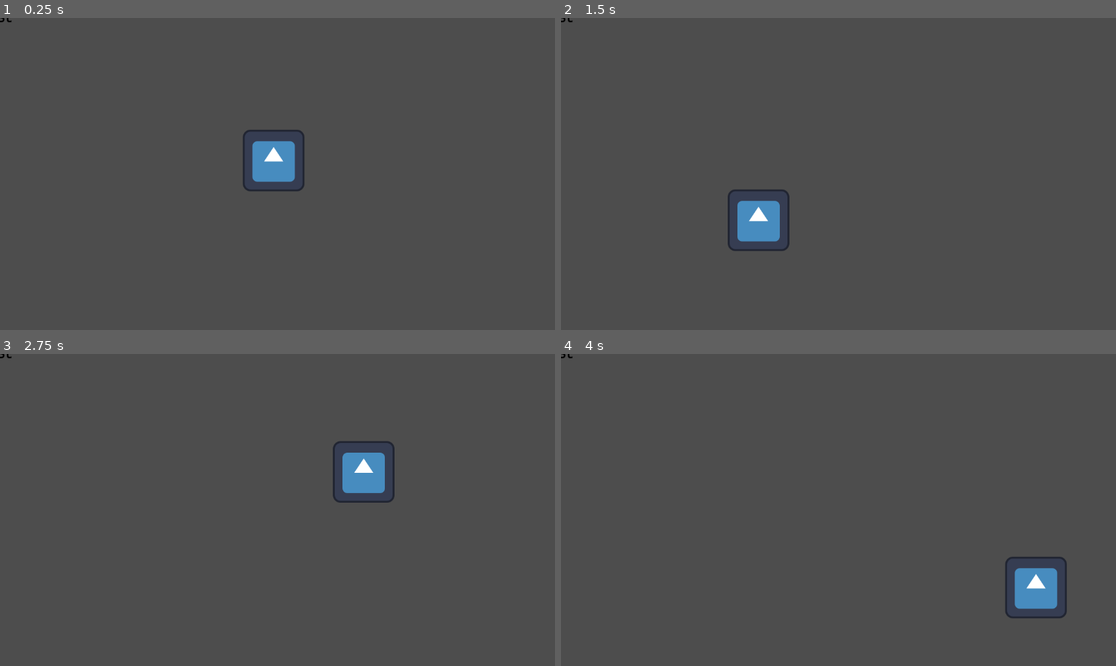
Above: before the commit, frames 1-4 (two rows, left to right).
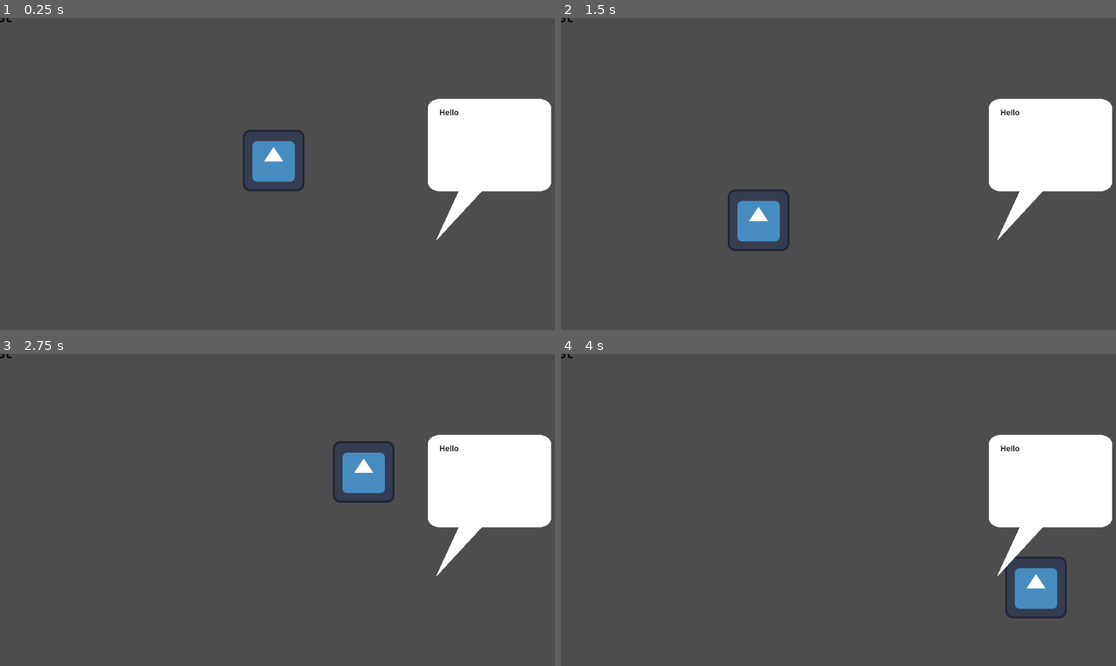
Above: after the commit, the same moments.

Repository: AndreasBurbach/GGJ_MyMask
Game: Godot game, scene res://main.tscn
Same seed, same stepped clock (60 frames per second), same inputs: the game is played once before the commit and once after it. The project has no main scene, so this scene is started directly. The engine's default icon, where the game draws it, is replaced by a stand-in: a white triangle on a blue panel in a dark square.
Inputs (mouse positions are in pixels of both pictures, inside the frame that each line leads up to):
- Up to frame 1 (0.25 s): no input
- Up to frame 2 (1.5 s): tap Enter at 0.5 s; move the mouse to (832, 161) at 0.52 s; click (832, 161) at 0.6 s; tap Space at 1.25 s; move the mouse to (727, 189) at 1.27 s; click (727, 189) at 1.35 s
- Up to frame 3 (2.75 s): tap Enter at 2 s; move the mouse to (333, 441) at 2.02 s; click (333, 441) at 2.1 s
- Up to frame 4 (4 s): tap Space at 2.75 s; move the mouse to (810, 572) at 2.77 s; click (810, 572) at 2.85 s; tap Enter at 3.5 s; move the mouse to (1005, 556) at 3.52 s; click (1005, 556) at 3.6 s

The runs differ from the first frame. In frame 1, 6.9% of the frame differs, in the area x 77-100%, y 25-72%; in frame 2, 6.9%; in frame 3, 6.9%; in frame 4, 6.9%.

Commit message:
speech bubble

Diff:
--- a/main.tscn
+++ b/main.tscn
@@ -6,6 +6,7 @@
 [ext_resource type="Texture2D" uid="uid://cnfytrl0jhugb" path="res://icon.svg" id="4_1bvp3"]
 [ext_resource type="Shader" uid="uid://bemj1i2w1w8td" path="res://Placeholder.gdshader" id="4_lquwl"]
 [ext_resource type="PackedScene" uid="uid://b2pnyhqo721us" path="res://sleep_and_wake.tscn" id="6_7mycd"]
+[ext_resource type="PackedScene" uid="uid://cg3nc17p58a38" path="res://text_bubble.tscn" id="7_272bh"]
 
 [sub_resource type="RectangleShape2D" id="RectangleShape2D_lquwl"]
 resource_local_to_scene = true
@@ -27,12 +28,12 @@
 shader_parameter/line_color = Color(0.57388204, 0.50448245, 0.0085459035, 1)
 shader_parameter/line_thickness = 0.0
 
-[node name="Main" type="Node" unique_id=796557797]
+[node name="Main" type="Node"]
 script = ExtResource("1_ig7tw")
 
 [node name="ItemContainer" type="Node2D" parent="."]
 
-[node name="Placeholder" parent="ItemContainer" unique_id=17914846 instance=ExtResource("2_0xm2m")]
+[node name="Placeholder" parent="ItemContainer" instance=ExtResource("2_0xm2m")]
 
 [node name="CollisionShape2D" parent="ItemContainer/Placeholder" index="0"]
 shape = SubResource("RectangleShape2D_lquwl")
@@ -40,7 +41,7 @@
 [node name="Sprite2D" parent="ItemContainer/Placeholder" index="1"]
 material = SubResource("ShaderMaterial_7mycd")
 
-[node name="Placeholder2" parent="ItemContainer" unique_id=1437190501 instance=ExtResource("2_0xm2m")]
+[node name="Placeholder2" parent="ItemContainer" instance=ExtResource("2_0xm2m")]
 position = Vector2(568, 296)
 
 [node name="CollisionShape2D" parent="ItemContainer/Placeholder2" index="0"]
@@ -51,15 +52,24 @@
 material = SubResource("ShaderMaterial_5vw27")
 texture = ExtResource("4_1bvp3")
 
-[node name="CourserLayer" type="CanvasLayer" parent="." unique_id=1635828439]
+[node name="CourserLayer" type="CanvasLayer" parent="."]
 
-[node name="CourserObj" type="Sprite2D" parent="CourserLayer" unique_id=1757928376]
+[node name="CourserObj" type="Sprite2D" parent="CourserLayer"]
 texture = ExtResource("3_h2yge")
 
 [node name="CusceneLayer" type="CanvasLayer" parent="."]
 
 [node name="Fade" parent="CusceneLayer" instance=ExtResource("6_7mycd")]
+anchors_preset = -1
+anchor_right = 1.0
+anchor_bottom = 0.99500006
+offset_right = -1112.0
+offset_bottom = -604.7601
 in_time = 0.0
+
+[node name="TextBubble" parent="CusceneLayer" instance=ExtResource("7_272bh")]
+position = Vector2(888, 168)
+default = "Hello"
 
 [connection signal="selected" from="ItemContainer/Placeholder" to="." method="_on_placeholder_selected"]
 [connection signal="selected" from="ItemContainer/Placeholder2" to="." method="_on_placeholder_selected"]
--- a/sleep_and_wake.gd
+++ b/sleep_and_wake.gd
@@ -13,9 +13,6 @@
 # Called when the node enters the scene tree for the first time.
 func _ready() -> void:
 	color_rect.color = Color(color,0)
-	$FadeOut.wait_time = out_time
-	$OutTime.wait_time = hold_time
-	$FadeIn.wait_time = in_time
 	hide()
 	pass # Replace with function body.
 
@@ -35,6 +32,7 @@
 	if out_time == 0:
 		_on_out_time_timeout()
 		return
+	$FadeOut.wait_time = out_time
 	$FadeOut.start()
 	timer = $FadeOut
 	out = true
@@ -43,7 +41,7 @@
 func _on_fade_out_timeout() -> void:
 	if hold_time == 0:
 		_on_out_time_timeout()
-		return
+	$OutTime.wait_time = hold_time
 	print("fadeout hold")
 	$OutTime.start()
 	timer = null
@@ -53,6 +51,7 @@
 		_on_fade_in_timeout()
 		return
 	print("fadeint start")
+	$FadeIn.wait_time = in_time
 	$FadeIn.start()
 	timer = $FadeIn
 	out = false
--- /dev/null
+++ b/text_bubble.gd
@@ -0,0 +1,24 @@
+extends Node2D
+
+@export var default:String="Speech bubble"
+
+# Called when the node enters the scene tree for the first time.
+func _ready() -> void:
+	hide()
+	show_for("Hello",5)
+	$Label.text= default
+	pass # Replace with function body.
+
+
+# Called every frame. 'delta' is the elapsed time since the previous frame.
+func _process(delta: float) -> void:
+	pass
+
+func show_for(text:String,seconds:int=1):
+	$Label.text = text
+	$ShowTimer.start(seconds)
+	show()
+
+
+func _on_show_timer_timeout() -> void:
+	hide()
--- /dev/null
+++ b/text_bubble.gdshader
@@ -0,0 +1,68 @@
+shader_type canvas_item;
+// Shader to round corners of a canvas. The 'radius_scale' is multiplied by
+// minimum(width, height)/2.0 to calculate the radius of the corners.
+//
+// Instructions:
+// 1) The node that uses this shader must have signals 'tree_entered' and
+// 'item_rect_changed' connected to a callable with the next code:
+// material.set_shader_parameter("width", size.x)
+// material.set_shader_parameter("height", size.y)
+//
+// Known issues:
+// 1) If used on 'TextureRect', take care of 'expand_mode' and 'stretch_mode',
+// because image corners might be outside node rectangle and therefore clipped.
+// Corners are rounded, but they are outside node's rectangle.
+
+
+uniform float radius_scale: hint_range(0.0, 1.0, 0.1) = 0.1;
+uniform bool rounded_corner_top_left = true;
+uniform bool rounded_corner_top_right = true;
+uniform bool rounded_corner_bottom_left = true;
+uniform bool rounded_corner_bottom_right = true;
+uniform float width = 1.0;
+uniform float height = 1.0;
+
+
+void fragment() {
+	vec4 image = texture(TEXTURE, UV);
+	vec2 pos = vec2(UV.x*width, UV.y*height);
+	float radius = min(width, height)*radius_scale/2.0;
+	float dist;
+	// Top left corner
+	if (rounded_corner_top_left) {
+		dist = length(pos - vec2(radius));
+		if (dist > radius && pos.x < radius && pos.y < radius) {
+			image.a = 0.0;
+		}
+		// debugging only
+//		if (dist < radius){image.r = 1.0;}
+	}
+	// Top right corner
+	if (rounded_corner_top_right) {
+		dist = length(pos - vec2(width-radius, radius));
+		if (dist > radius && pos.x > width-radius && pos.y < radius) {
+			image.a = 0.0;
+		}
+		// debugging only
+//		if (dist < radius){image.r = 1.0;}
+	}
+	// Bottom left corner
+	if (rounded_corner_bottom_left) {
+		dist = length(pos - vec2(radius, height-radius));
+		if (dist > radius && pos.x < radius && pos.y > height-radius) {
+			image.a = 0.0;
+		}
+		// debugging only
+//		if (dist < radius){image.r = 1.0;}
+	}
+	// Bottom right corner
+	if (rounded_corner_bottom_right) {
+		dist = length(pos - vec2(width-radius, height-radius));
+		if (dist > radius && pos.x > width-radius && pos.y > height-radius) {
+			image.a = 0.0;
+		}
+		// debugging only
+//		if (dist < radius){image.r = 1.0;}
+	}
+	COLOR = image;
+}
--- /dev/null
+++ b/text_bubble.tscn
@@ -0,0 +1,42 @@
+[gd_scene load_steps=5 format=3 uid="uid://cg3nc17p58a38"]
+
+[ext_resource type="Script" uid="uid://b00fdpqcaakvd" path="res://text_bubble.gd" id="1_bo3s3"]
+[ext_resource type="Shader" uid="uid://b78k6fdyilt81" path="res://text_bubble.gdshader" id="1_j0576"]
+
+[sub_resource type="ShaderMaterial" id="ShaderMaterial_j0576"]
+shader = ExtResource("1_j0576")
+shader_parameter/radius_scale = 0.20000000298024
+shader_parameter/rounded_corner_top_left = true
+shader_parameter/rounded_corner_top_right = true
+shader_parameter/rounded_corner_bottom_left = true
+shader_parameter/rounded_corner_bottom_right = true
+shader_parameter/width = 1.0
+shader_parameter/height = 1.0
+
+[sub_resource type="LabelSettings" id="LabelSettings_87vmk"]
+font_color = Color(0, 0, 0, 1)
+
+[node name="TextBubble" type="Node2D"]
+script = ExtResource("1_bo3s3")
+
+[node name="ColorRect" type="ColorRect" parent="."]
+material = SubResource("ShaderMaterial_j0576")
+offset_right = 256.0
+offset_bottom = 192.0
+
+[node name="Label" type="Label" parent="."]
+offset_left = 24.0
+offset_top = 16.0
+offset_right = 240.0
+offset_bottom = 176.0
+text = "Speech Bubble"
+label_settings = SubResource("LabelSettings_87vmk")
+
+[node name="ShowTimer" type="Timer" parent="."]
+one_shot = true
+
+[node name="SpeechSpike" type="Polygon2D" parent="."]
+polygon = PackedVector2Array(64, 192, 16, 296, 112, 192)
+uv = PackedVector2Array(56, 192, 72, 264, 112, 192)
+
+[connection signal="timeout" from="ShowTimer" to="." method="_on_show_timer_timeout"]
Not shown: 1 places in main.tscn that only renumber resources
Not shown, added: text_bubble.gd.uid
Not shown, added: text_bubble.gdshader.uid
